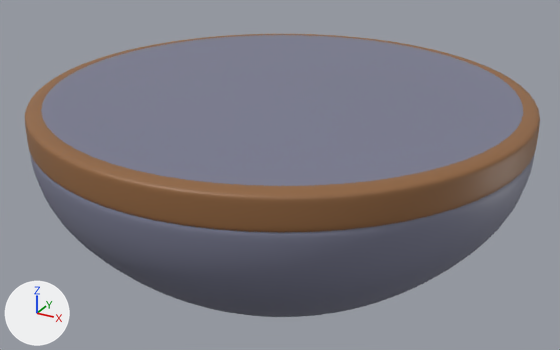
The FBX model Assets/BubbleCity.fbx, before and after one commit.
Rendered twice from a camera (50 mm lens) standing at (61.9, -113.3, 39.8) and looking at (-0.6, 0.2, -16.9). The axes (+X, +Y, +Z) are drawn at lower left. The lights are the same throughout. Where no turn or scale is listed for an object, it has been applied to the vertices.

Before the edit, the objects in view are built like this:
```python
mat_anisotropic1 = principled_material('anisotropic1')
mat_anisotropic1.base_color = (0.193, 0.2, 0.284)  # blue #797c91
me_mesh = bpy.data.meshes.new('Mesh')
me_mesh.from_pydata(...)  # 4610 vertices, 4608 faces; spans x -42.8..42.8, y -42.8..42.8, z -35.7..0.6
# faces by material slot: [3520, 1088]
me_mesh.materials.append(mat_anisotropic1)  # blue #797c91
me_mesh.materials.append(mat_anisotropic2)  # brown #91653f
ob_bubblecity = bpy.data.objects.new('BubbleCity', me_mesh)
ob_bubblecity.location = (0.0, 0.0, -0.4)
```
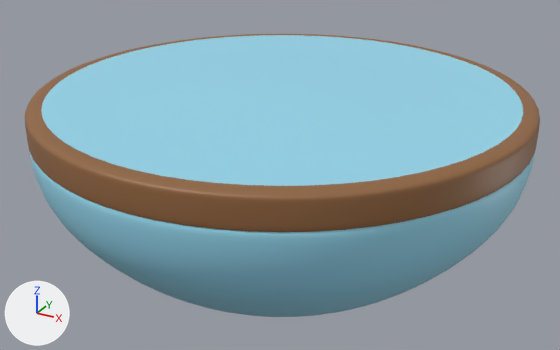
Edits to the scene script, one JSON object a line:
```json
{"op": "set", "path": "mat_anisotropic1.base_color", "old": "(0.193, 0.2, 0.284)", "new": "(0.307, 0.686, 0.855)", "note": "grey #7a7c91 -> cyan #96d8ee"}
```

Pixel boxes [x1, y1, x2, y2] of what changed, in the pictures (560 x 350 px):
```json
{"object": "BubbleCity", "change": "recoloured", "before": [30, 34, 535, 317], "after": [30, 34, 535, 317], "on screen": "grey to cyan"}
```
